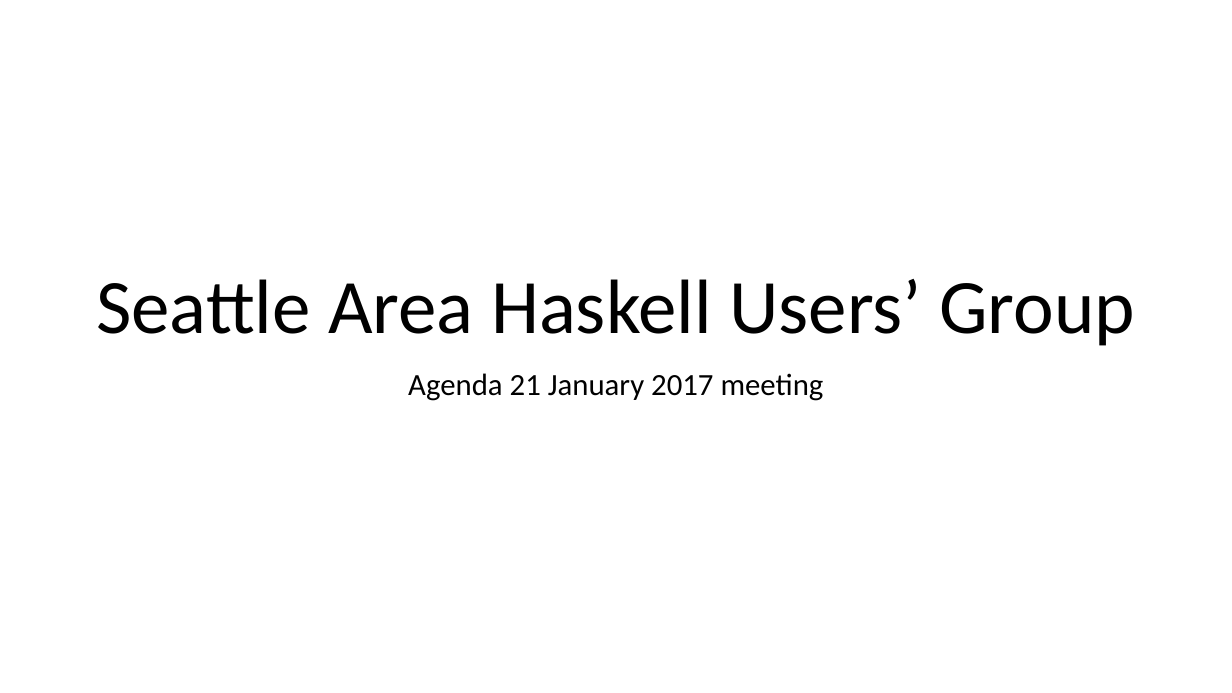
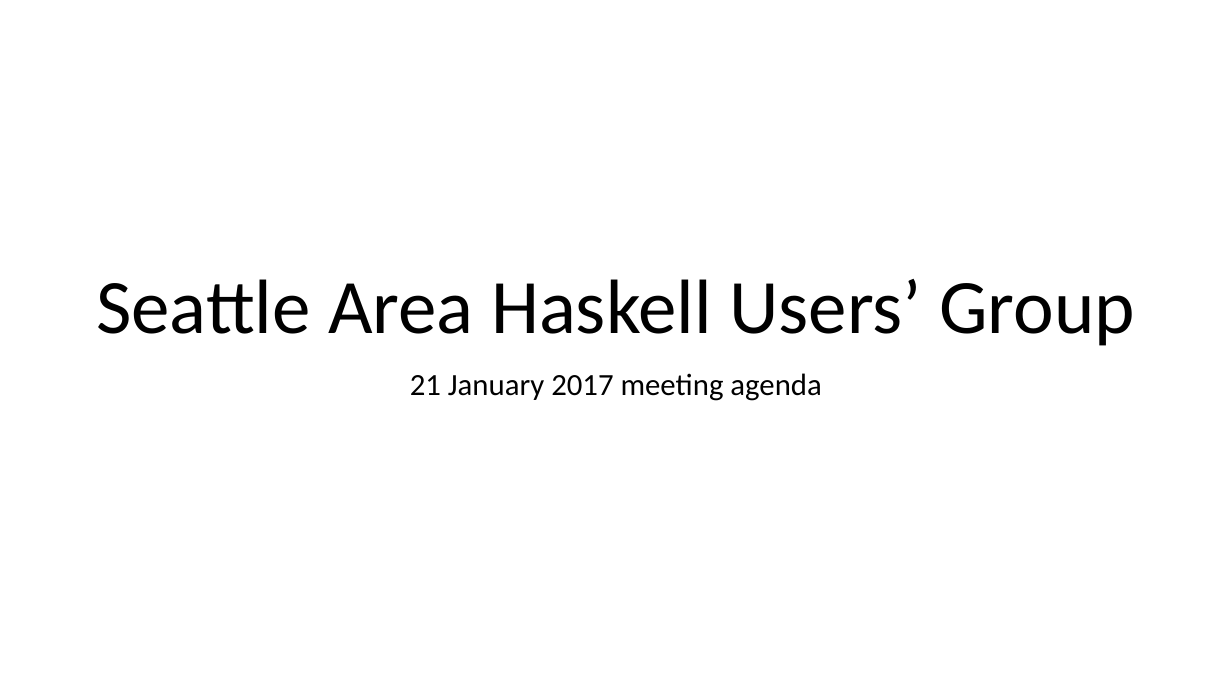
Before and after one commit to seahug/seahug.github.io, a slide deck: slide 1 of 20170121/RichardCook_SeaHUGAgenda_20170121.pptx. Drawn at 1232x693 pixels with LibreOffice and Linux fonts; fonts in the diff are those of the drawing; background and template pictures are left out. Boxes give left, top, right and bottom in pixels: in the first picture for what was removed or moved away, otherwise in the second. Text is boxed around its words. In the diff, an @@ line names an element or a change of style, - is before the commit and + after.

Commit message:
Fix wording in PPTX

```diff
--- a/20170121/RichardCook_SeaHUGAgenda_20170121.pptx
+++ b/20170121/RichardCook_SeaHUGAgenda_20170121.pptx
@@ subtitle at (410,373,821,401): text changed @@
-Agenda 21 January 2017 meeting
+21 January 2017 meeting agenda
```
